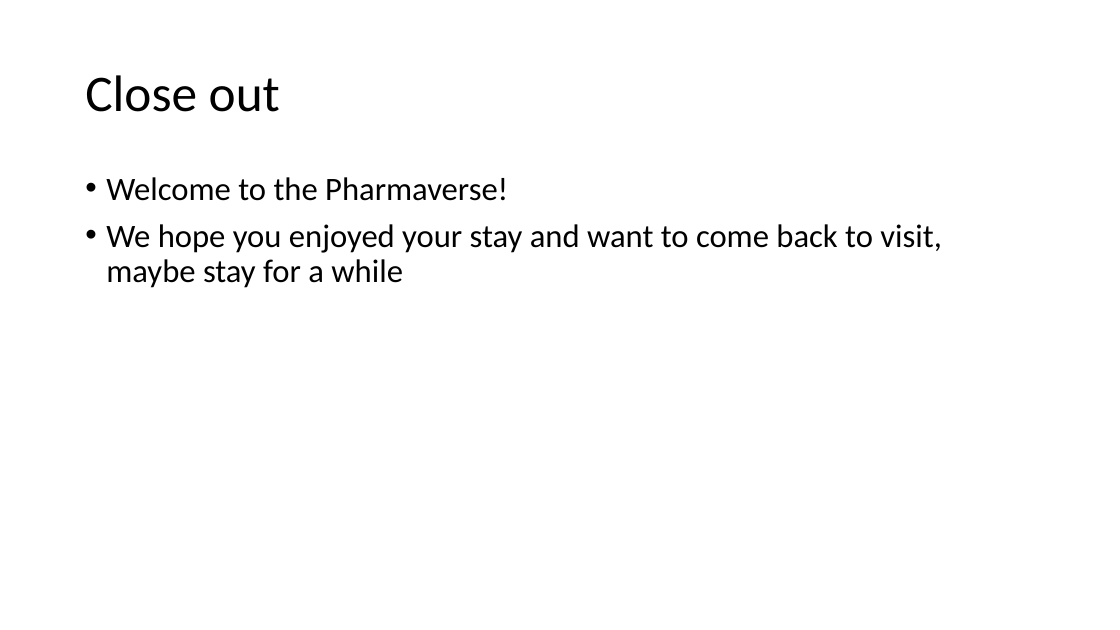
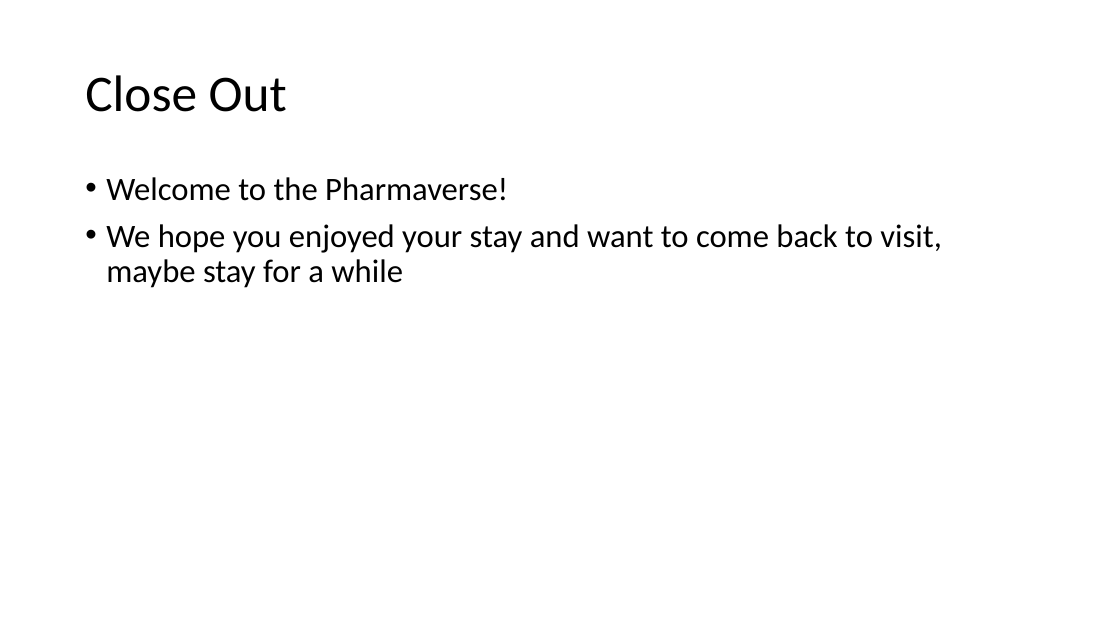
Before and after one commit to posit-conf-2023/r-pharma, a slide deck: slide 20 of 04-pharmaverse/04-Contributing_To_The_Pharmaverse.pptx (slide 13 before the commit). Drawn at 1120x630 pixels with LibreOffice and Linux fonts; fonts in the diff are those of the drawing. Boxes give left, top, right and bottom in pixels: in the first picture for what was removed or moved away, otherwise in the second. Text is boxed around its words. In the diff, an @@ line names an element or a change of style, - is before the commit and + after.

```diff
--- a/04-pharmaverse/04-Contributing_To_The_Pharmaverse.pptx
+++ b/04-pharmaverse/04-Contributing_To_The_Pharmaverse.pptx
@@ title at (85, 75, 287, 112): text changed @@
-Close out
+Close Out
```
Also in this commit, not shown: 8 other slides changed, 8 slides added, 1 slide removed.
